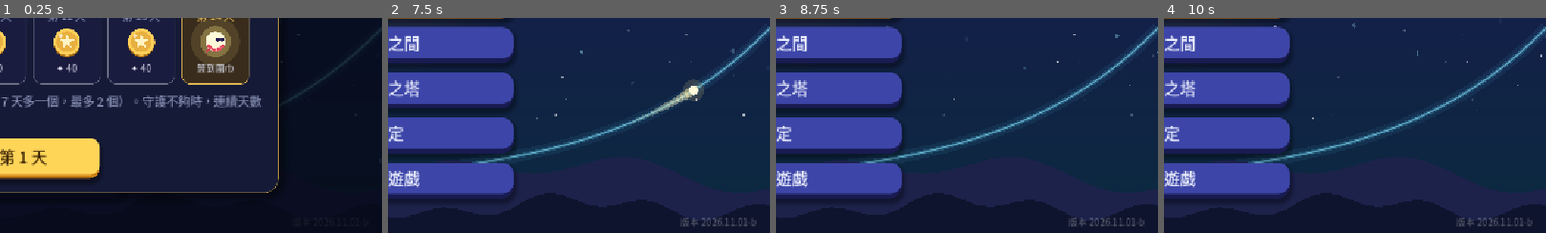
Above: before the commit, frames 1-4 (left to right).
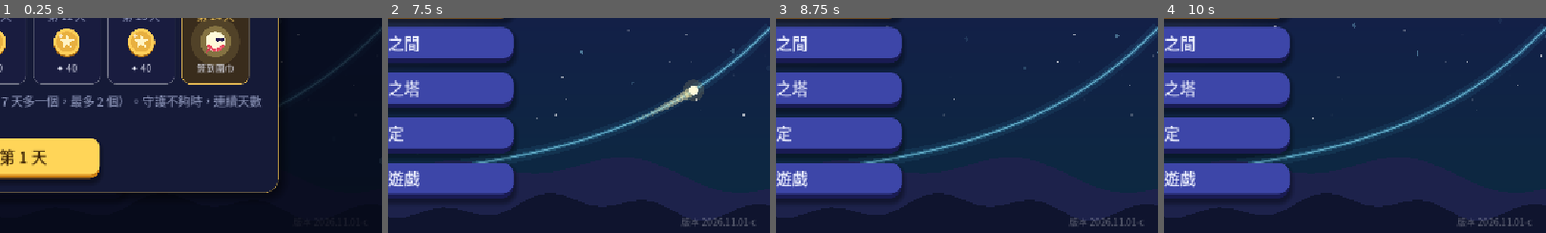
Above: after the commit, the same moments.

Repository: sam2068csie/light-spirit-journey
Game: Godot game, scene res://main_menu.tscn
The game is run twice, just before and just after one commit, with the same random seed, the same clock (stepped at 60 frames per second) and the same inputs.
Inputs (mouse positions are % of the whole screen's width and height, from its top left):
- Up to frame 1 (0.25 s): no input
- Up to frame 2 (7.5 s): click "開始冒險" at 0.5 s; click "開始冒險" at 1.25 s; click "修煉之間" at 2 s; click "終焉之塔" at 2.75 s; click "設定" at 3.5 s; click "離開遊戲" at 4.25 s; click "每日任務" at 5 s; click "光靈扭蛋" at 5.75 s; click "光靈衣櫃" at 6.5 s; click "✕" at 7.25 s
- Up to frame 3 (8.75 s): tap Enter at 8 s; drag from (50, 50) to (60, 28) at 8.02 s
- Up to frame 4 (10 s): drag from (30, 55) to (45, 70) at 8.77 s; move the mouse to (60, 28) at 9.52 s; hold Right from 9.53 s (still down); tap 9 at 9.6 s
The pictures show only the part of the screen within x 50-100%, y 50-100%; the shares and areas given below are measured in that part.

The runs differ from the first frame. In frame 2, 0.1% of the frame differs, in the area x 76-97%, y 92-97%; in frame 3, 0.1%; in frame 4, 0.1%.

Commit message:
G6 速算鏡池：6 題、190 秒 (BUILD 2026.11.01-c)
Co-Authored-By: Claude Opus 5.5 <noreply@anthropic.com>
Claude-Session: https://claude.ai/code/session_01RombajUyooAJ6yvir5uviP

Diff:
--- a/data/game.gd
+++ b/data/game.gd
@@ -560,7 +560,7 @@
 
 const DQ := preload("daily_quests.gd")
 ## 版本號（主畫面右下角會顯示）：每次交給你新的檔案時更新，方便確認手機上裝的是不是最新版
-const BUILD := "2026.11.01-b"
+const BUILD := "2026.11.01-c"
 
 
 ## 讀取各單元的資料；舊存檔（還沒有單元的版本）的今日修煉、終焉之塔紀錄搬到「指數與對數」
--- a/data/trig6_bank.gd
+++ b/data/trig6_bank.gd
@@ -231,10 +231,10 @@
 			 ]},
 		 ]},
 
-		{"id": "speed", "chapter": 1, "type": "speed", "title": "速算鏡池", "time": 160.0,
+		{"id": "speed", "chapter": 1, "type": "speed", "title": "速算鏡池", "time": 190.0,
 		 "story": "已知一個函數值和象限，立刻說出二倍角的值！",
 		 "insight": "先用象限定正負，再 sin 2θ = 2 sin θ cos θ、cos 2θ = cos²θ − sin²θ；tan 2θ = sin 2θ ÷ cos 2θ。",
-		 "variants": [{"gen": "mirror", "count": 8}]},
+		 "variants": [{"gen": "mirror", "count": 6}]},
 
 		{"id": "boss1", "chapter": 1, "type": "forge", "title": "第一章試煉", "time": 300.0,
 		 "story": "限時 300 秒！轉鏡面、拼公式、求二倍角，一口氣算完。",
